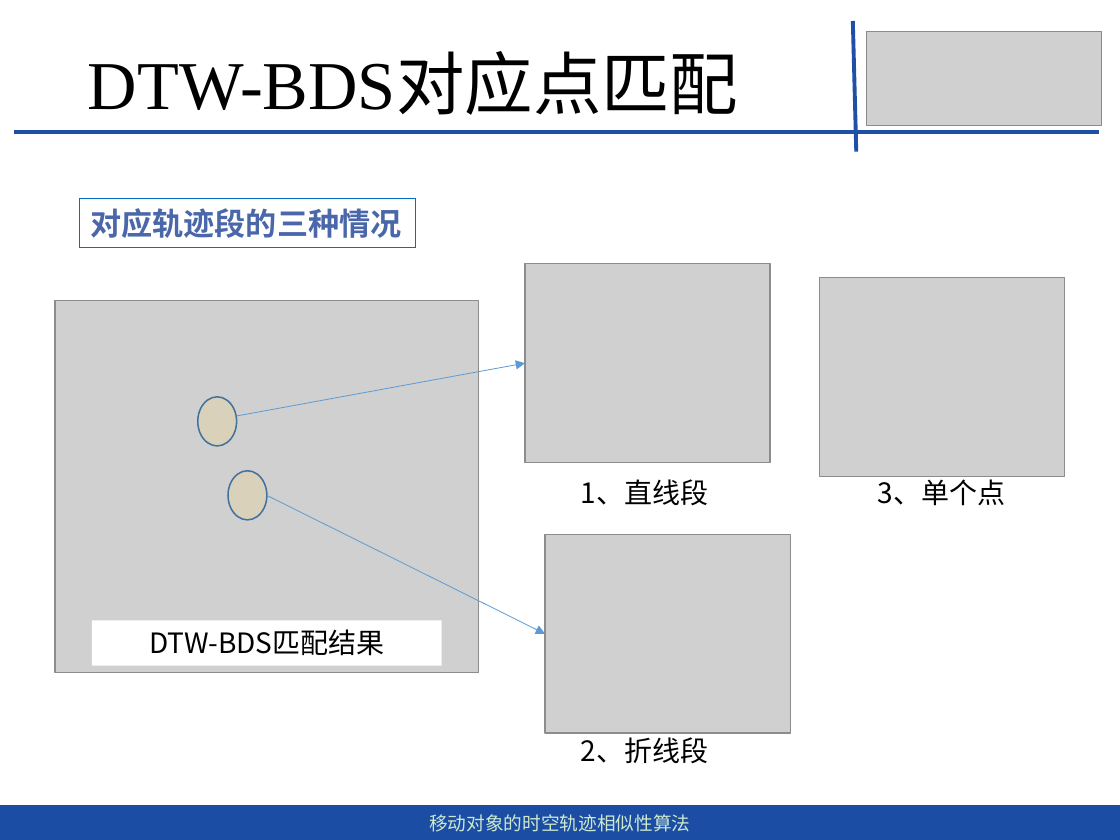
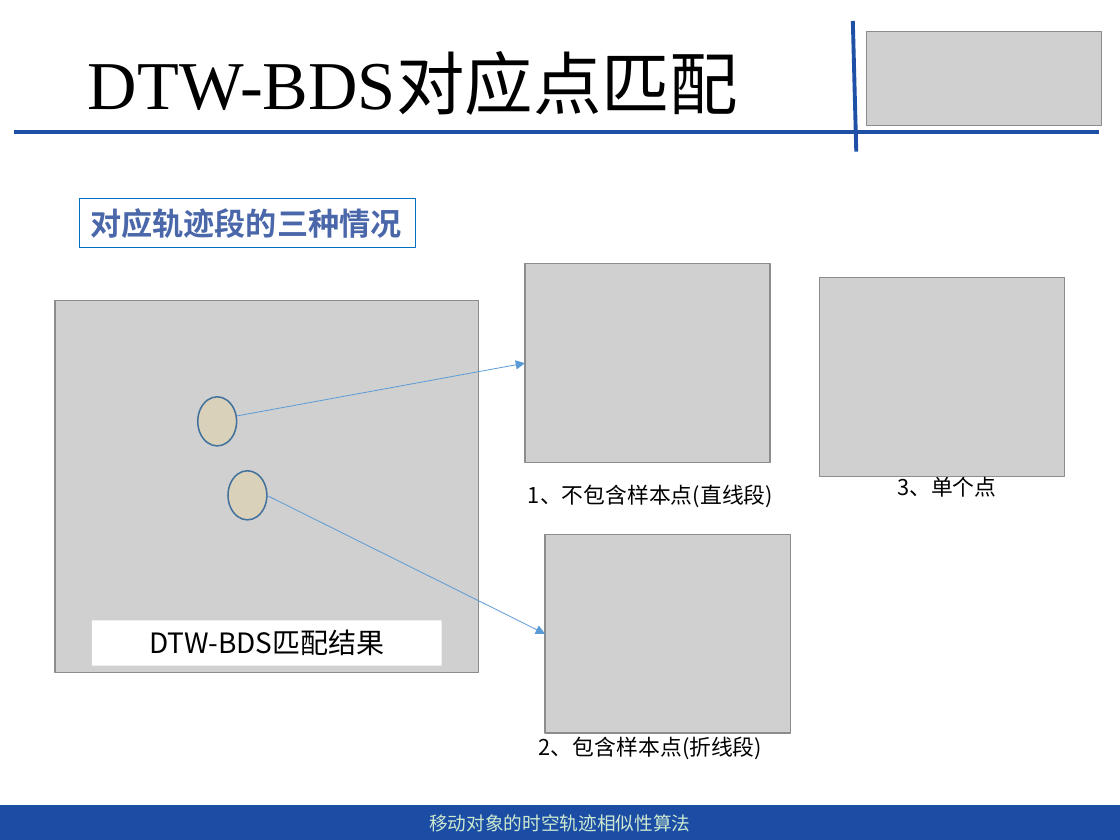
Before and after one commit to dingguangwei/biyelunwen, a slide deck: slide 18 of 移动对象的时空轨迹相似性查询算法-丁光伟-第2版.pptx (slide 16 before the commit). Drawn at 1120x840 pixels with LibreOffice and Linux fonts; fonts in the diff are those of the drawing; grey boxes stand for pictures. Boxes give left, top, right and bottom in pixels: in the first picture for what was removed or moved away, otherwise in the second. Text is boxed around its words. In the diff, an @@ line names an element or a change of style, - is before the commit and + after.

```diff
--- a/移动对象的时空轨迹相似性查询算法-丁光伟-第2版.pptx
+++ b/移动对象的时空轨迹相似性查询算法-丁光伟-第2版.pptx
@@ text "3、单个点": place and size @@
-text "3、单个点" at [878,475,1006,506]
+text "3、单个点" at [897,473,996,497]
@@ text "3、单个点" at [897,473,996,497]: size 18 to 14 pt @@
@@ text at [528,484,773,507]: text changed; size 18 to 14 pt @@
-1、直线段
+1、不包含样本点(直线段)
@@ text at [539,733,762,759]: text changed; size 18 to 14 pt @@
-2、折线段
+2、包含样本点(折线段)
```
Also in this commit, not shown: 18 other slides changed, 3 slides added, 1 slide removed, 4 other files.
